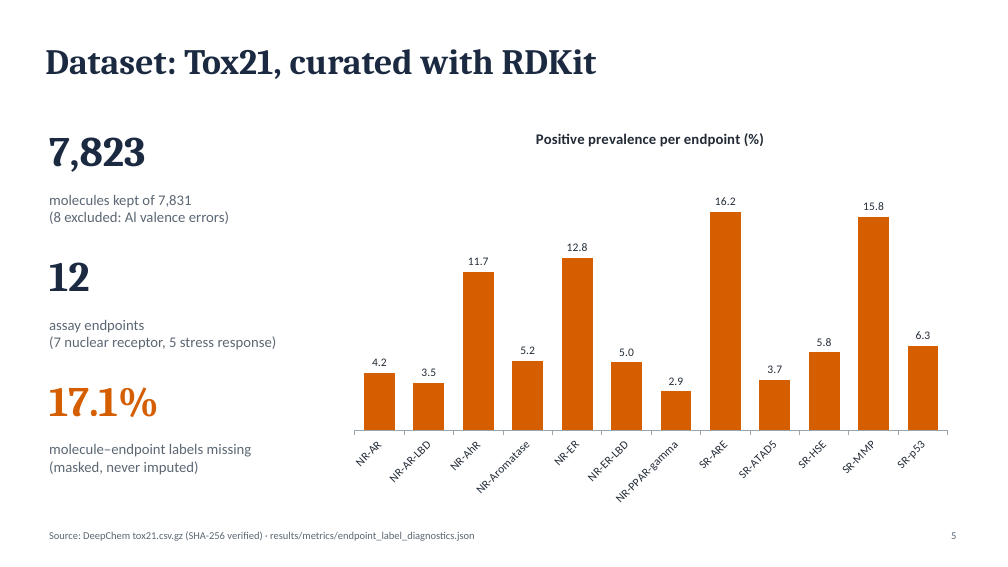
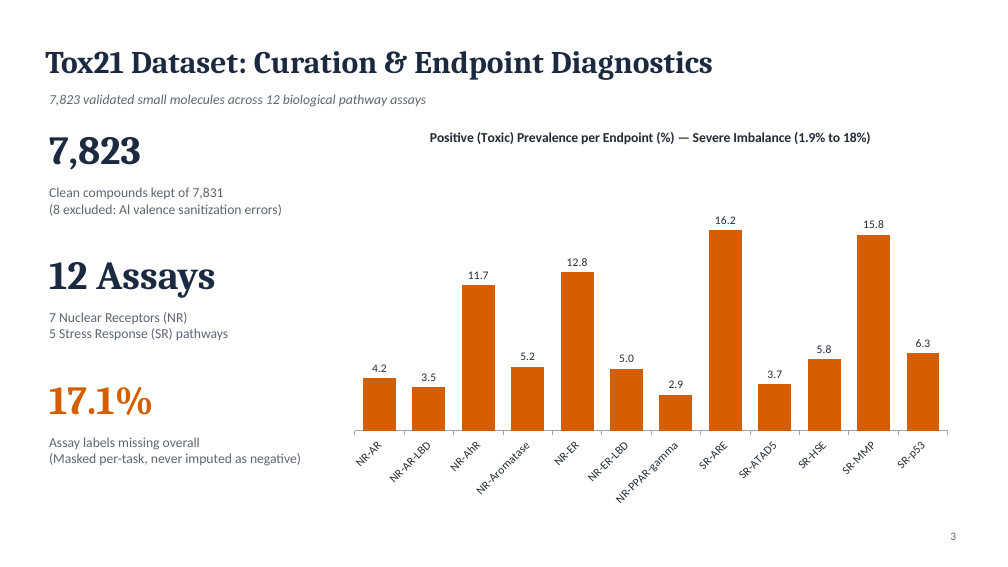
Before and after one commit to aristoncodes/Molecular-Toxicity-Prediction, a slide deck: slide 3 of reports/presentation/phase1_final_presentation.pptx (slide 5 before the commit). Drawn at 1008x567 pixels with LibreOffice and Linux fonts; fonts in the diff are those of the drawing. Boxes give left, top, right and bottom in pixels: in the first picture for what was removed or moved away, otherwise in the second. Text is boxed around its words. In the diff, an @@ line names an element or a change of style, - is before the commit and + after.

```diff
--- a/reports/presentation/phase1_final_presentation.pptx
+++ b/reports/presentation/phase1_final_presentation.pptx
@@ title at (x1=45, y1=51, x2=713, y2=80): text changed; size 34 to 30 pt @@
-Dataset: Tox21, curated with RDKit
+Tox21 Dataset: Curation & Endpoint Diagnostics
@@ text added at (x1=49, y1=94, x2=426, y2=107), 13 pt, text #5C6773, italic @@
+7,823 validated small molecules across 12 biological pathway assays
@@ column chart at (x1=340, y1=113, x2=960, y2=514) @@
@@ title "Positive prevalence per endpoint (%)" to "Positive (Toxic) Prevalence per Endpoint (%) — Severe Imbalance (1.9% to 18%)" @@
@@ value axis changed @@
@@ bar spacing changed @@
@@ text "7,823" at (x1=49, y1=137, x2=141, y2=170): size 40 to 38 pt @@
@@ text at (x1=49, y1=187, x2=282, y2=216): text changed; size 14 to 13 pt @@
-molecules kept of 7,831
-(8 excluded: Al valence errors)
+Clean compounds kept of 7,831
+(8 excluded: Al valence sanitization errors)
@@ text at (x1=49, y1=262, x2=215, y2=298): text changed; size 40 to 38 pt @@
-12
+12 Assays
@@ text at (x1=49, y1=312, x2=228, y2=340): text changed; size 14 to 13 pt @@
-assay endpoints
-(7 nuclear receptor, 5 stress response)
+7 Nuclear Receptors (NR)
+5 Stress Response (SR) pathways
@@ text "17.1%" at (x1=49, y1=387, x2=153, y2=415): size 40 to 38 pt @@
@@ text at (x1=49, y1=437, x2=301, y2=466): text changed; size 14 to 13 pt @@
-molecule–endpoint labels missing
-(masked, never imputed)
+Assay labels missing overall
+(Masked per-task, never imputed as negative)
@@ text removed at (x1=49, y1=531, x2=475, y2=541) @@
-Source: DeepChem tox21.csv.gz (SHA-256 verified) · results/metrics/endpoint_label_diagnostics.json
```
Also in this commit, not shown: 4 other slides changed, 11 slides added, 13 slides removed, 1 other file.
